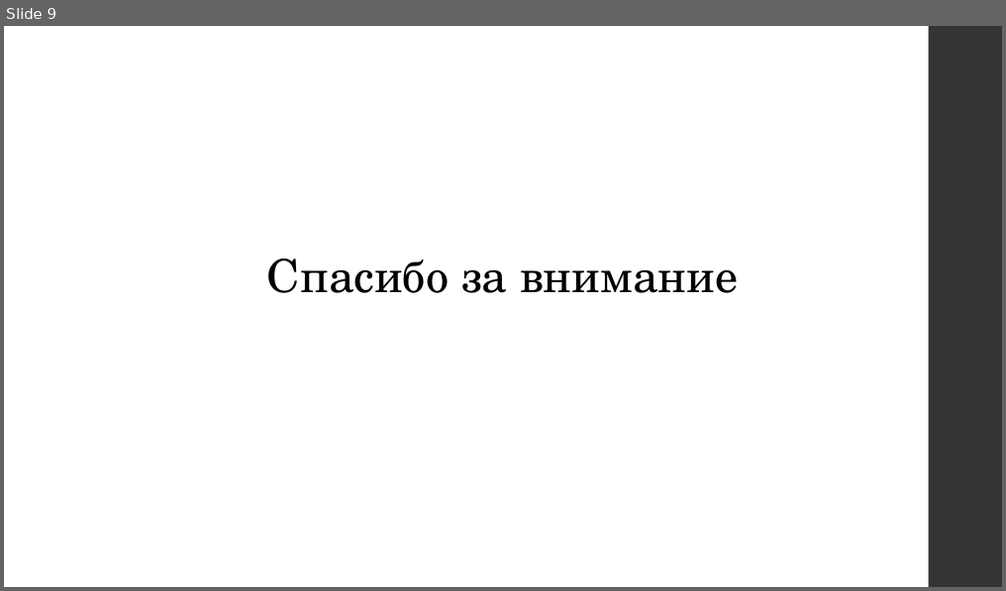
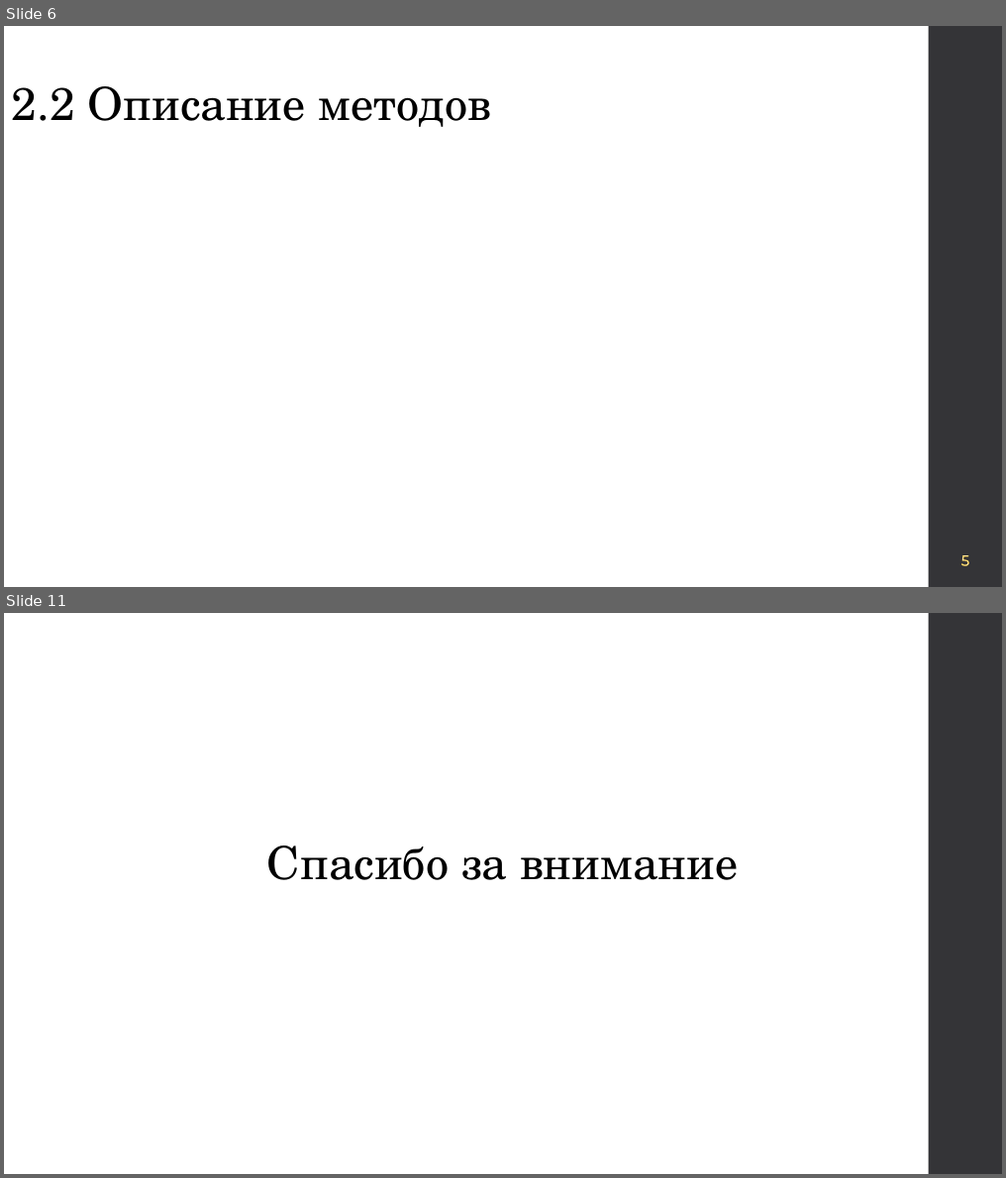
Before and after one commit to blackwood168/nla_qc, a slide deck: NLA_proj.pptx. Shown one above the other, each under a label of ours: slide 9 before the commit, slides 6 and 11 after it; the slides between them are not shown. The pictures are 1006x591 and 1006x1178 pixels, drawn with LibreOffice and Linux fonts; fonts in the diff are those of the drawing; grey boxes stand for pictures. Boxes give left, top, right and bottom in pixels: in the first picture for what was removed or moved away, otherwise in the second. Text is boxed around its words. In the diff, an @@ line names an element or a change of style, - is before the commit and + after.

```diff
--- a/NLA_proj.pptx
+++ b/NLA_proj.pptx
@@ slide 6 added at bbox=[4, 26, 1002, 587], background #FFFFFF; not listed: 1 template element that a slide beside it also shows @@
@@ title added at bbox=[12, 86, 492, 127], 44 pt, text #000000 @@
+2.2 Описание методов
@@ text added at bbox=[961, 556, 969, 567], 14 pt, text #FFFFFF @@
+5
@@ what was slide 9 is now slide 11 @@
```
Also in this commit, not shown: 9 slides changed, 1 other slide added, 2 other files.
